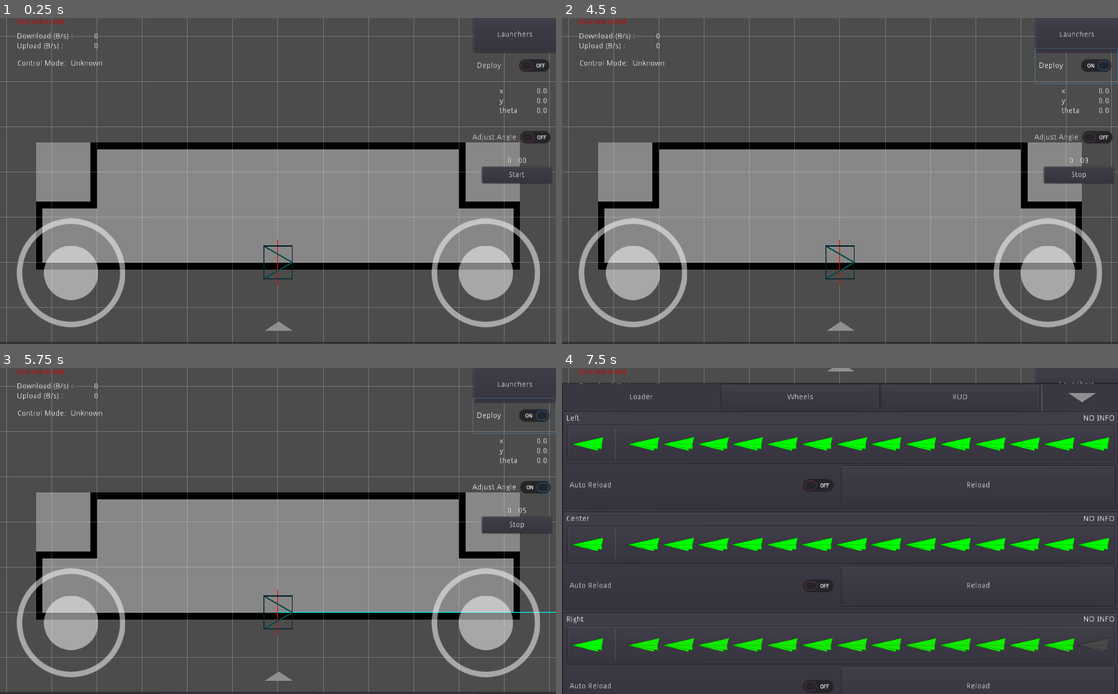
Above: before the commit, frames 1-4 (two rows, left to right).
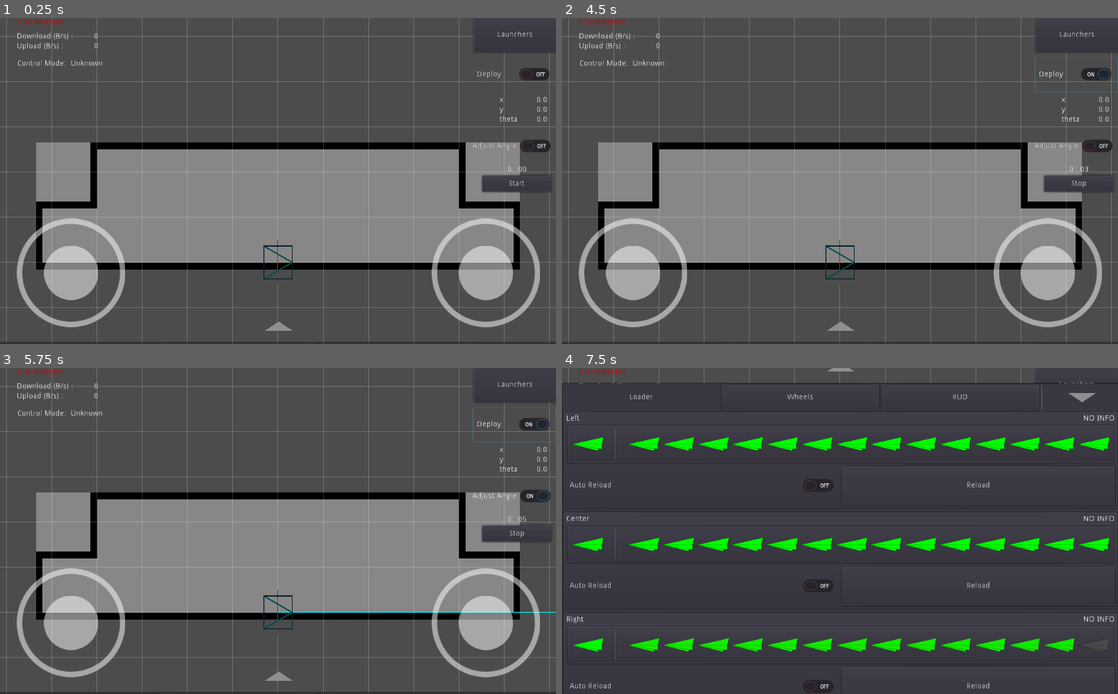
Above: after the commit, the same moments.

Repository: omuct-robotclub/nhk-2022-team-a-controller
Game: Godot game, scene res://scenes/main.tscn
Same seed, same stepped clock (60 frames per second), same inputs: the game is played once before the commit and once after it.
Inputs (mouse positions are in pixels of both pictures, inside the frame that each line leads up to):
- Up to frame 1 (0.25 s): no input
- Up to frame 2 (4.5 s): click "Start" at 0.5 s; click "Launchers" at 1.25 s; click "Left" at 2 s; click "Center" at 2.75 s; click "Right" at 3.5 s; click "Deploy" at 4.25 s
- Up to frame 3 (5.75 s): click "Adjust Angle" at 5 s
- Up to frame 4 (7.5 s): click "Stop" at 5.75 s; click "Start" at 6.5 s; click (840, 674) at 7.25 s

The runs differ from the first frame. In frame 1, 1.2% of the frame differs, in the area x 84-100%, y 12-54%; in frame 2, 1.4%; in frame 3, 1.4%, in the area x 84-100%, y 9-54%; in frame 4, nothing differs.

Commit message:
fix position of ui node

Diff:
--- a/scenes/ui.tscn
+++ b/scenes/ui.tscn
@@ -77,72 +77,6 @@
 margin_bottom = 19.0
 text = "Unknown"
 
-[node name="PositionIndicator" type="VBoxContainer" parent="."]
-anchor_left = 1.0
-anchor_right = 1.0
-margin_left = -105.0
-margin_top = 129.0
-margin_right = -17.0
-margin_bottom = 179.0
-mouse_filter = 2
-script = ExtResource( 8 )
-
-[node name="X" type="HBoxContainer" parent="PositionIndicator"]
-margin_right = 88.0
-margin_bottom = 14.0
-
-[node name="Label" type="Label" parent="PositionIndicator/X"]
-margin_right = 45.0
-margin_bottom = 14.0
-rect_min_size = Vector2( 45, 0 )
-text = "x "
-
-[node name="Indicator" type="Label" parent="PositionIndicator/X"]
-margin_left = 49.0
-margin_right = 88.0
-margin_bottom = 14.0
-size_flags_horizontal = 3
-text = "0.0"
-align = 2
-
-[node name="Y" type="HBoxContainer" parent="PositionIndicator"]
-margin_top = 18.0
-margin_right = 88.0
-margin_bottom = 32.0
-
-[node name="Label" type="Label" parent="PositionIndicator/Y"]
-margin_right = 45.0
-margin_bottom = 14.0
-rect_min_size = Vector2( 45, 0 )
-text = "y "
-
-[node name="Indicator" type="Label" parent="PositionIndicator/Y"]
-margin_left = 49.0
-margin_right = 88.0
-margin_bottom = 14.0
-size_flags_horizontal = 3
-text = "0.0"
-align = 2
-
-[node name="Theta" type="HBoxContainer" parent="PositionIndicator"]
-margin_top = 36.0
-margin_right = 88.0
-margin_bottom = 50.0
-
-[node name="Label" type="Label" parent="PositionIndicator/Theta"]
-margin_right = 45.0
-margin_bottom = 14.0
-rect_min_size = Vector2( 45, 0 )
-text = "theta"
-
-[node name="Indicator" type="Label" parent="PositionIndicator/Theta"]
-margin_left = 49.0
-margin_right = 88.0
-margin_bottom = 14.0
-size_flags_horizontal = 3
-text = "0.0"
-align = 2
-
 [node name="LauncherController" type="Control" parent="."]
 anchor_left = 1.0
 anchor_right = 1.0
@@ -190,19 +124,85 @@
 anchor_left = 1.0
 anchor_right = 1.0
 margin_left = -153.0
-margin_top = 57.0
+margin_top = 73.0
 margin_right = -2.0
-margin_bottom = 121.0
+margin_bottom = 137.0
 shortcut = SubResource( 2 )
 text = "Deploy"
 script = ExtResource( 6 )
 
+[node name="PositionIndicator" type="VBoxContainer" parent="."]
+anchor_left = 1.0
+anchor_right = 1.0
+margin_left = -105.0
+margin_top = 145.0
+margin_right = -17.0
+margin_bottom = 195.0
+mouse_filter = 2
+script = ExtResource( 8 )
+
+[node name="X" type="HBoxContainer" parent="PositionIndicator"]
+margin_right = 88.0
+margin_bottom = 14.0
+
+[node name="Label" type="Label" parent="PositionIndicator/X"]
+margin_right = 45.0
+margin_bottom = 14.0
+rect_min_size = Vector2( 45, 0 )
+text = "x "
+
+[node name="Indicator" type="Label" parent="PositionIndicator/X"]
+margin_left = 49.0
+margin_right = 88.0
+margin_bottom = 14.0
+size_flags_horizontal = 3
+text = "0.0"
+align = 2
+
+[node name="Y" type="HBoxContainer" parent="PositionIndicator"]
+margin_top = 18.0
+margin_right = 88.0
+margin_bottom = 32.0
+
+[node name="Label" type="Label" parent="PositionIndicator/Y"]
+margin_right = 45.0
+margin_bottom = 14.0
+rect_min_size = Vector2( 45, 0 )
+text = "y "
+
+[node name="Indicator" type="Label" parent="PositionIndicator/Y"]
+margin_left = 49.0
+margin_right = 88.0
+margin_bottom = 14.0
+size_flags_horizontal = 3
+text = "0.0"
+align = 2
+
+[node name="Theta" type="HBoxContainer" parent="PositionIndicator"]
+margin_top = 36.0
+margin_right = 88.0
+margin_bottom = 50.0
+
+[node name="Label" type="Label" parent="PositionIndicator/Theta"]
+margin_right = 45.0
+margin_bottom = 14.0
+rect_min_size = Vector2( 45, 0 )
+text = "theta"
+
+[node name="Indicator" type="Label" parent="PositionIndicator/Theta"]
+margin_left = 49.0
+margin_right = 88.0
+margin_bottom = 14.0
+size_flags_horizontal = 3
+text = "0.0"
+align = 2
+
 [node name="AdjustAngleButton" type="CheckButton" parent="."]
 anchor_left = 1.0
 anchor_right = 1.0
 margin_left = -161.0
-margin_top = 201.0
-margin_bottom = 241.0
+margin_top = 217.0
+margin_bottom = 257.0
 focus_mode = 0
 enabled_focus_mode = 0
 text = "Adjust Angle"
@@ -211,9 +211,9 @@
 anchor_left = 1.0
 anchor_bottom = 0.0
 margin_left = -137.0
-margin_top = 257.0
+margin_top = 273.0
 margin_right = -9.0
-margin_bottom = 305.0
+margin_bottom = 321.0
 
 [node name="ControlPanel" parent="." instance=ExtResource( 3 )]
 margin_top = 600.0
